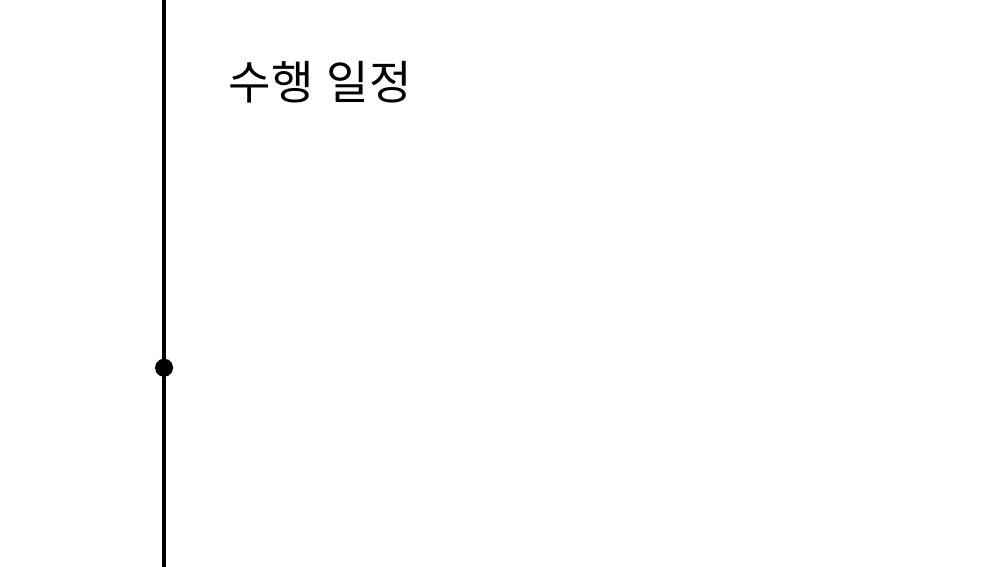
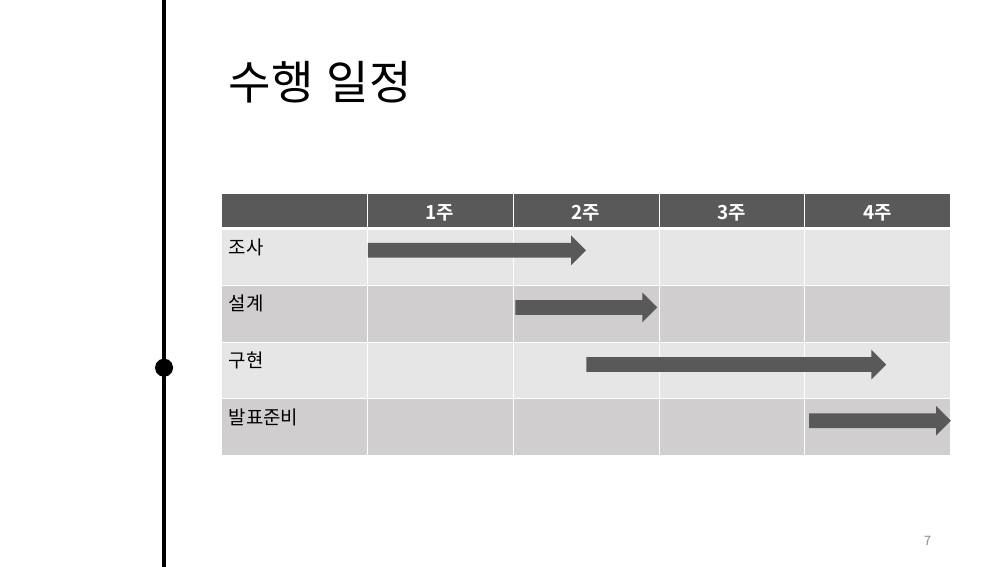
Before and after one commit to CodingMateMoon/make-repo, a slide deck: slide 7 of 고프제안서.pptx (slide 6 before the commit). Drawn at 1008x567 pixels with LibreOffice and Linux fonts; fonts in the diff are those of the drawing; background and template pictures are left out. Boxes give left, top, right and bottom in pixels: in the first picture for what was removed or moved away, otherwise in the second. Text is boxed around its words. In the diff, an @@ line names an element or a change of style, - is before the commit and + after.

```diff
--- a/고프제안서.pptx
+++ b/고프제안서.pptx
@@ table added at bbox=[222, 194, 951, 451], 5 rows, 5 columns @@
+ | 1주 | 2주 | 3주 | 4주
+조사 |  |  |  | 
+설계 |  |  |  | 
+구현 |  |  |  | 
+발표준비 |  |  |  | 
@@ right arrow added at bbox=[368, 236, 586, 265], fill #595959 @@
@@ right arrow added at bbox=[516, 293, 658, 322], fill #595959 @@
@@ right arrow added at bbox=[587, 350, 887, 380], fill #595959 @@
@@ right arrow added at bbox=[809, 406, 951, 436], fill #595959 @@
@@ page number added at bbox=[924, 536, 931, 545], 12 pt, text #8C8C8C @@
+7
```
Also in this commit, not shown: 5 other slides changed, 3 slides added, 2 slides removed.
